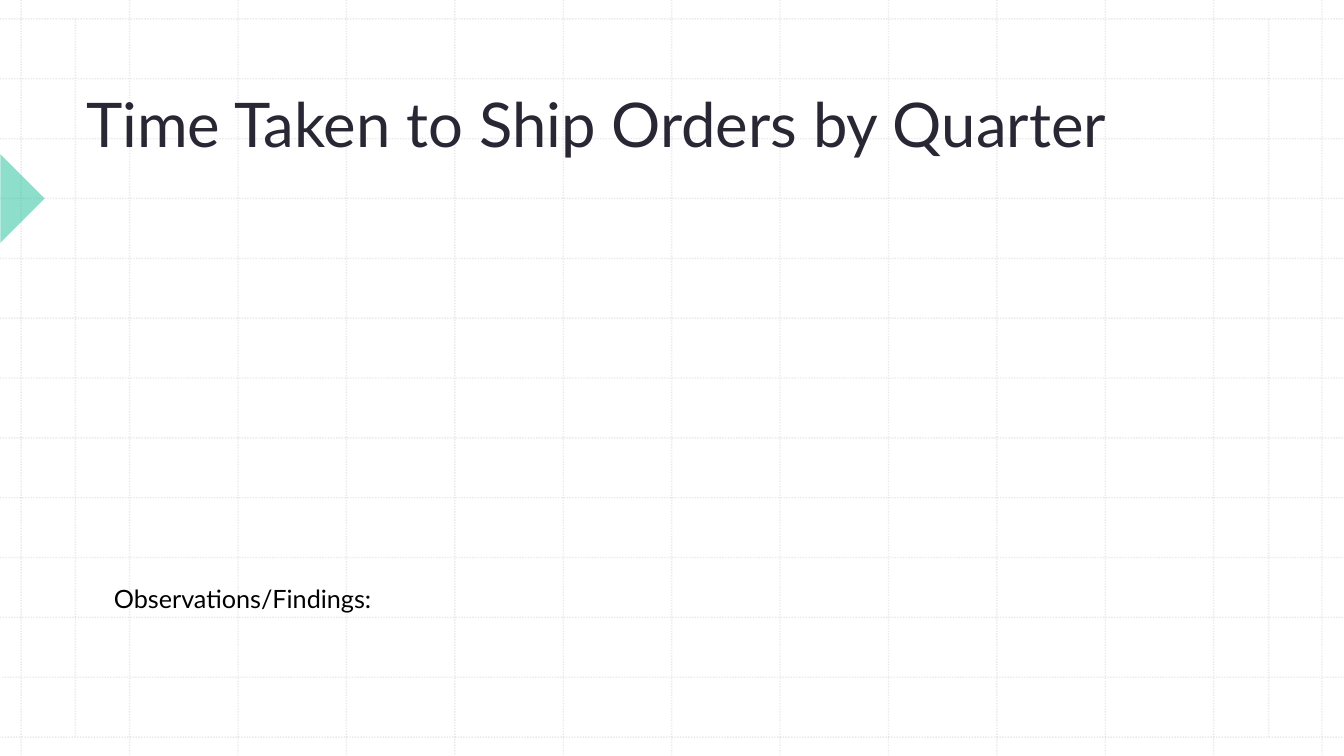
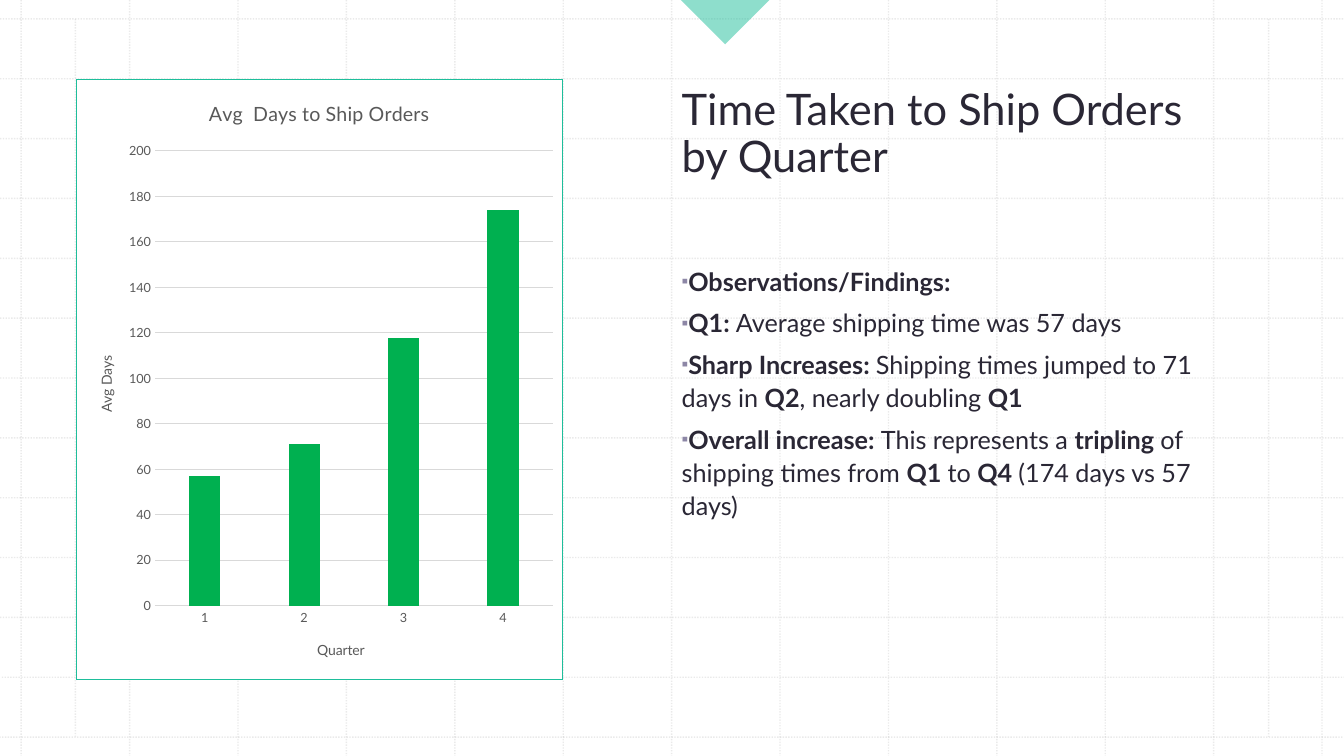
Before and after one commit to thaychansy/sql-business-case, a slide deck: slide 15 of new-wheels-db/SQL_Dastbase_Project_Report.pptx. Drawn at 1344x756 pixels with LibreOffice and Linux fonts; fonts in the diff are those of the drawing. Boxes give left, top, right and bottom in pixels: in the first picture for what was removed or moved away, otherwise in the second. Text is boxed around its words. In the diff, an @@ line names an element or a change of style, - is before the commit and + after.

```diff
--- a/new-wheels-db/SQL_Dastbase_Project_Report.pptx
+++ b/new-wheels-db/SQL_Dastbase_Project_Report.pptx
@@ rectangle added at (0, 0, 1344, 756), fill #FFFFFF @@
@@ line removed from (76, 19) to (76, 737) @@
@@ group added at (0, 0, 1344, 756): 24 lines @@
@@ right triangle added at (681, 0, 769, 44), fill #1EBE9B at 50% opacity @@
@@ column chart added at (77, 80, 564, 680) @@
+title "Avg  Days to Ship Orders "
+categories: 1, 2, 3, 4
+Series 1: 57, 71, 118, 174
@@ title "Time Taken to Ship Orders ...": place and size @@
-title "Time Taken to Ship Orders ..." at (86, 101, 1106, 158)
+title "Time Taken to Ship Orders ..." at (682, 93, 1182, 180)
@@ title "Time Taken to Ship Orders ..." at (682, 93, 1182, 180): size 44 to 31 pt; line spacing 1 to 0.9 @@
@@ text "Observations/Findings:": place and size @@
-text "Observations/Findings:" at (114, 589, 371, 613)
+text "Observations/Findings:" at (682, 272, 1192, 520)
@@ text at (688, 272, 950, 295): text colour #000000 to #2A2735, bold on in "Observations/Findings:"; bullet none to ▪; line spacing 1 to 1.1; more space between paragraphs @@
@@ text at (682, 313, 1192, 520): paragraphs added @@
+▪ Q1: Average shipping time was 57 days
+▪ Sharp Increases: Shipping times jumped to 71 days in Q2, nearly doubling Q1
+▪ Overall increase: This represents a tripling of shipping times from Q1 to Q4 (174 days vs 57 days)
```
Also in this commit, not shown: 7 other slides changed, 1 slide added, 1 slide removed, 6 other files.
